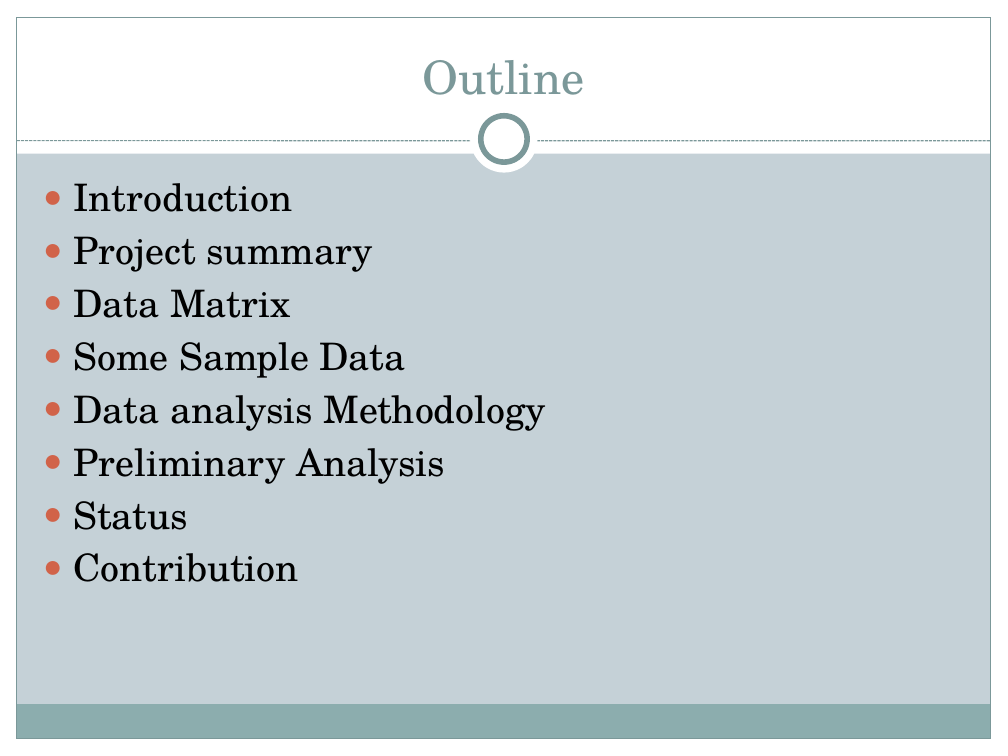
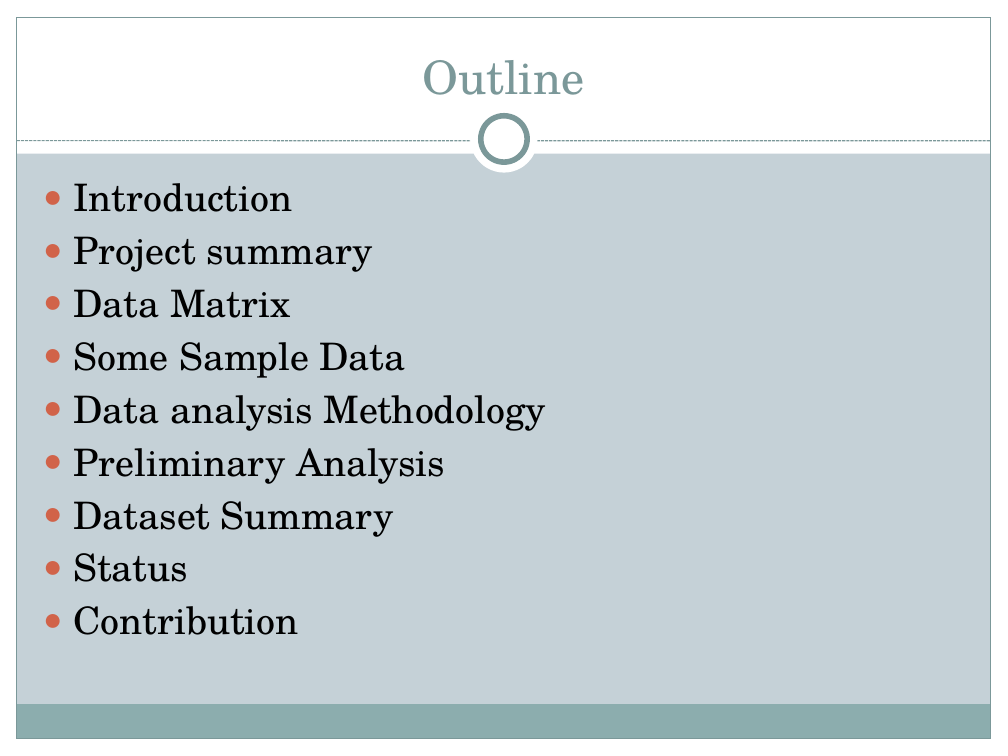
Before and after one commit to vijitha89/MathsProject, a slide deck: slide 2 of Math_Project.pptx. Drawn at 1008x756 pixels with LibreOffice and Linux fonts; fonts in the diff are those of the drawing. Boxes give left, top, right and bottom in pixels: in the first picture for what was removed or moved away, otherwise in the second. Text is boxed around its words. In the diff, an @@ line names an element or a change of style, - is before the commit and + after.

```diff
--- a/Math_Project.pptx
+++ b/Math_Project.pptx
@@ text at [73,501,394,537]: paragraph added @@
+● Dataset Summary
```
Also in this commit, not shown: 5 other slides changed, 2 slides added, 1 slide removed.
